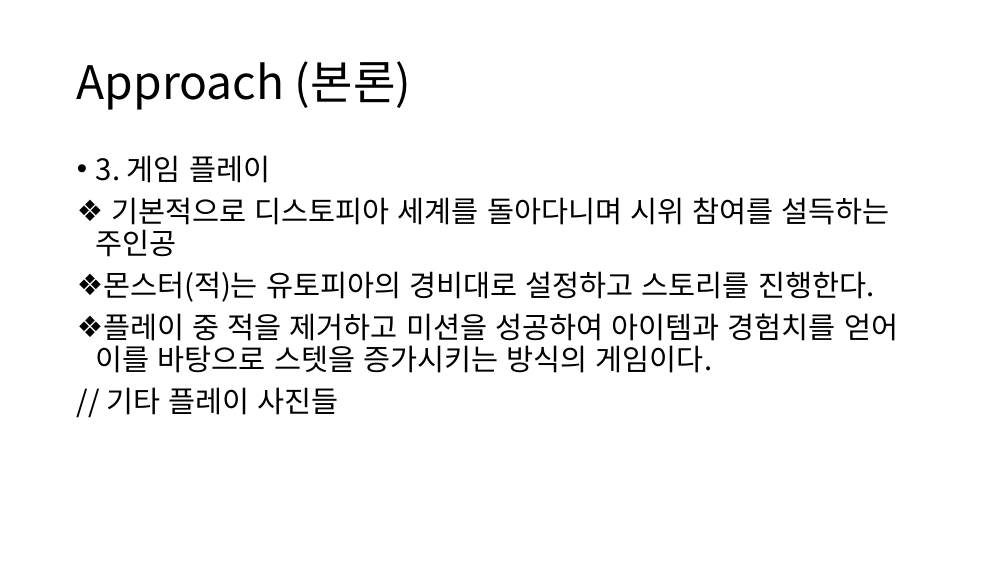
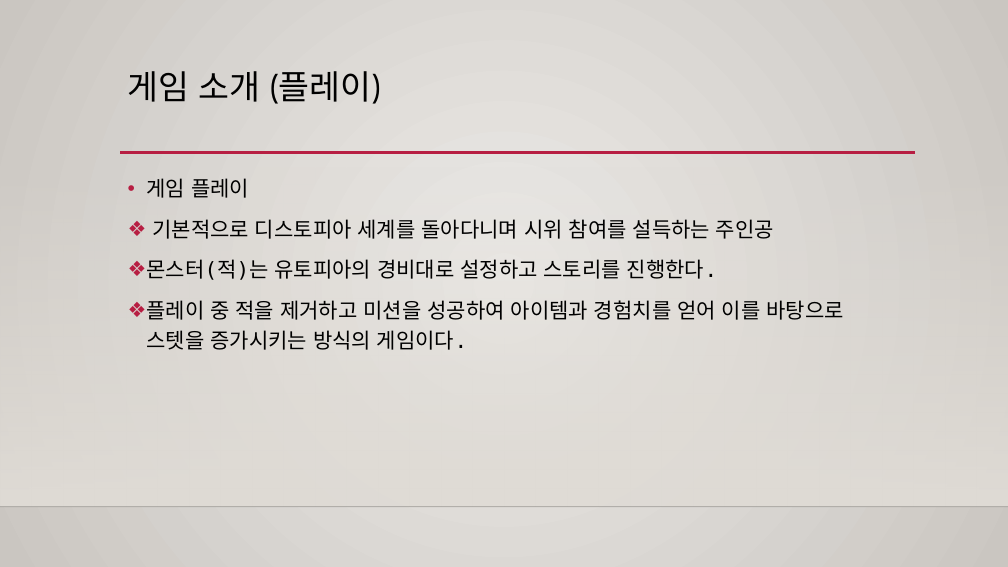
Before and after one commit to dydtjr0316/HellGate, a slide deck: slide 9 of output/10weeks/졸업작품 제안서.pptx (slide 8 before the commit). Drawn at 1008x567 pixels with LibreOffice and Linux fonts; fonts in the diff are those of the drawing; background and template pictures are left out. Boxes give left, top, right and bottom in pixels: in the first picture for what was removed or moved away, otherwise in the second. Text is boxed around its words. In the diff, an @@ line names an element or a change of style, - is before the commit and + after.

```diff
--- a/output/10weeks/졸업작품 제안서.pptx
+++ b/output/10weeks/졸업작품 제안서.pptx
@@ background #FFFFFF to gradient #ECEAE7 to #CAC7C1 @@
@@ title "게임 소개 (플레이)" at (x1=128, y1=71, x2=380, y2=104): vertical alignment middle to top @@
@@ title at (x1=128, y1=71, x2=380, y2=104): text changed; size 44 to 32 pt; font Noto Sans CJK KR to Cabin @@
-Approach (본론)
+게임 소개 (플레이)
@@ rectangle added at (x1=0, y1=167, x2=1008, y2=507), fill gradient #DFDBD5 @@
@@ text "게임 플레이" moved from (x1=96, y1=155, x2=898, y2=415) to (x1=146, y1=178, x2=843, y2=350) @@
@@ line added from (120, 153) to (915, 153), #B71E42 2.5 pt @@
@@ text at (x1=146, y1=178, x2=249, y2=198): text changed; size 28 to 20 pt; font Noto Sans CJK KR to DejaVu Sans Mono @@
-• 3. 게임 플레이
+• 게임 플레이
@@ text at (x1=146, y1=219, x2=843, y2=350): size 28 to 20 pt, font Noto Sans CJK KR to DejaVu Sans Mono; line spacing 0.9 to 1.2 @@
@@ text at (x1=106, y1=387, x2=339, y2=415): paragraph removed @@
-// 기타 플레이 사진들
@@ line added from (0, 507) to (1008, 507), #000001 1 pt @@
```
Also in this commit, not shown: 8 other slides changed, 5 slides added.
